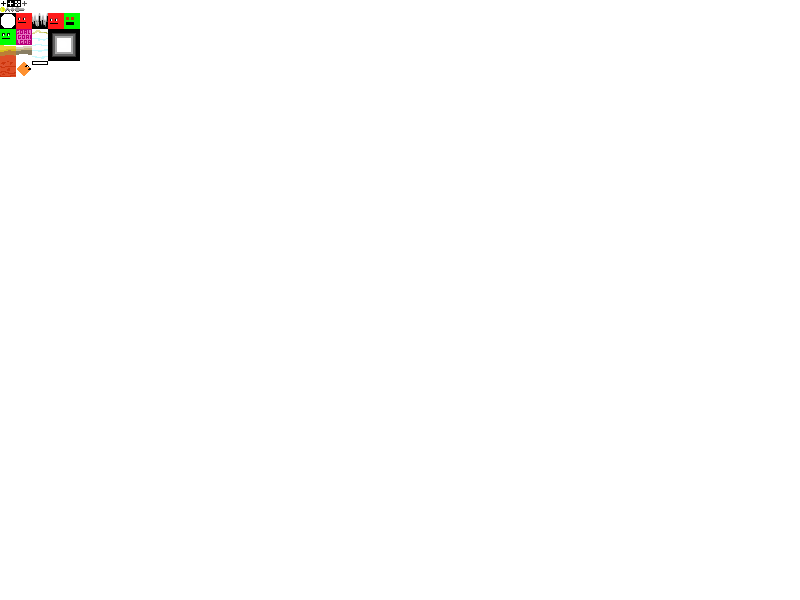
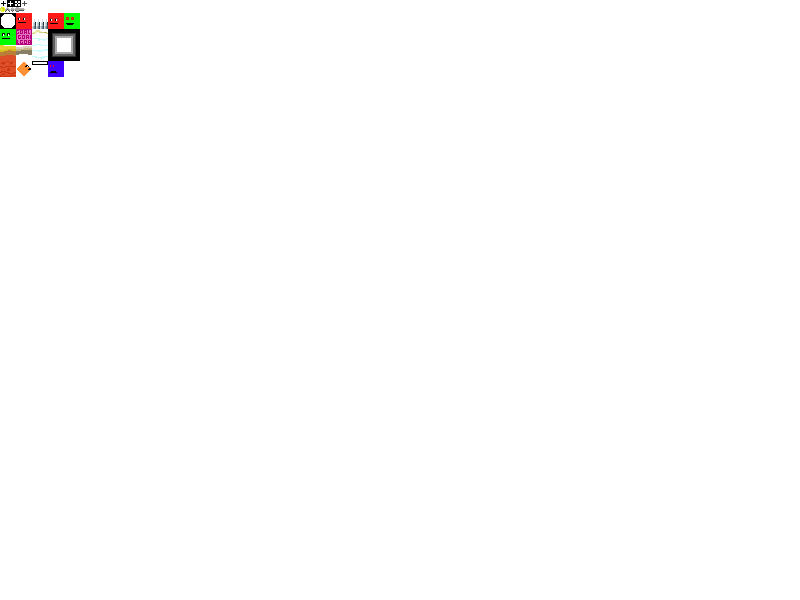
Comparing the layer stacks of the two 800x600 images. Changes:
added layer "Boss" above "TileLightMask" over [left=48, top=61, right=64, bottom=77]
painted on "Spikes" over [left=32, top=13, right=48, bottom=29]
painted on "EnemyLockedOn" over [left=66, top=22, right=74, bottom=25]
